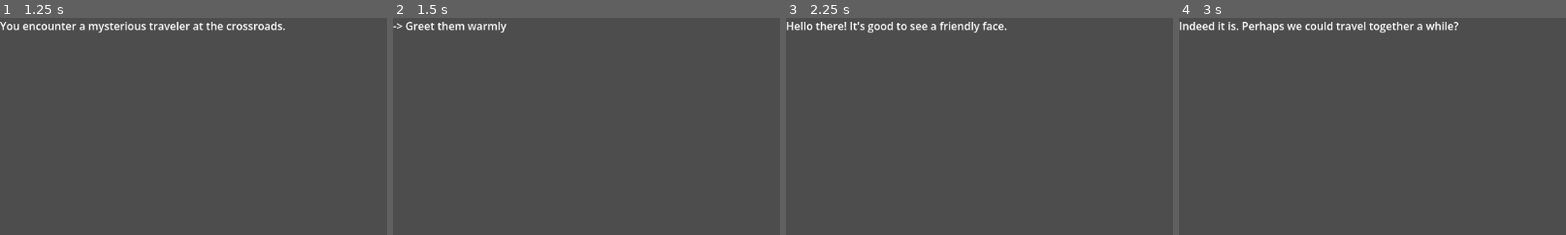
Above: before the commit, frames 1-4 (left to right).
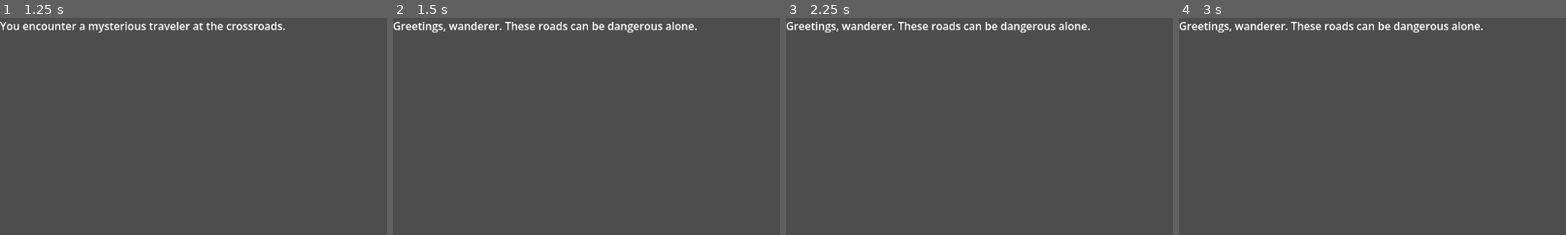
Above: after the commit, the same moments.

Repository: DYNOPUNCH/Super-Yarnbox
Game: Godot game, scene res://Main.tscn
Two runs of this game, one before a commit and one after it. Both use one fixed random seed, a clock stepped at 60 frames per second and the inputs below.
Inputs:
- Up to frame 1 (1.25 s): tap Enter at 0.5 s; tap Z (Accept) at 0.6 s
- Up to frame 2 (1.5 s): tap Z (Accept) at 1.25, 1.35 s
- Up to frame 3 (2.25 s): tap Z (Accept) at 2, 2.1 s
- Up to frame 4 (3 s): tap Z (Accept) at 2.75, 2.85 s
The pictures show only the part of the screen within x 0-50%, y 0-50%; the shares and areas given below are measured in that part.

Frame 1 is identical in both runs. In frame 2, 1.7% of the frame differs, in the area x 0-79%, y 1-7%; in frame 3, 1.8%; in frame 4, 1.9%.

Commit message:
added question parsing

Diff:
--- a/super-yarnbox/yarnbox_runner.gd
+++ b/super-yarnbox/yarnbox_runner.gd
@@ -9,12 +9,31 @@
 	CLOSING
 }
 
+# Question data. using this as a glorified packet.
+class questionData:
+	var questionText = ""
+	var questionIndex = 0
+
+	# Initialize a new question
+	func _init(_questionText: String = "", _questionIndex: int = 0):
+		questionText = _questionText
+		questionIndex = _questionIndex
+
+	func getText():
+		return questionText
+
+	func getIndex():
+		return questionIndex
+
+
 # Properties
 var markerIndex: int = 0
 var dataArray: Array = []
 var nodeDictionary: Dictionary = {}
 var currentNodeState = nodeState.INACTIVE
 var declairedVariables = {}
+var questionsArray: Array = []
+var parentIndention = 0;
 
 var characterName = ""
 var dialogue = ""
@@ -107,6 +126,22 @@
 func continueLine():
 	markerIndex += 1
 
+func processQuestions():
+	var tabCount = abs(dataArray[markerIndex].count("    ") - dataArray[markerIndex].count("\t"))
+
+	# Detects if still in the question block or not
+	# Packs questions into question array
+	if(dataArray[markerIndex].find("->") != -1 || parentIndention != tabCount):
+		if(dataArray[markerIndex].find("->") != -1):
+			var strippedQuestion = dataArray[markerIndex].replace("->", "").strip_edges()
+			questionsArray.push_back(questionData.new(strippedQuestion, markerIndex))
+			print(questionsArray[questionsArray.size() - 1].getText())
+			print(questionsArray[questionsArray.size() - 1].getIndex())
+		else:
+			print_rich("[color=red]ignored: [/color]" + dataArray[markerIndex])
+
+		continueLine()
+		processQuestions()
 
 func runDialogue(targetNode: String):
 
@@ -116,37 +151,47 @@
 			return
 
 		nodeState.PROCESSING:
+
+			var splitLine;
 
 			# Check if this line is the end.
 			if(dataArray[markerIndex].find("===") != -1):
 				currentNodeState = nodeState.CLOSING
 				return
 
-			# Check if this is a regular line
-
-			var splitLine;
-
+			# Clear character name.
+			characterName = ""
+
+			# Detect a line with a name.
 			if(dataArray[markerIndex].find(":") != -1 && dataArray[markerIndex].find("Title") == -1):
 				splitLine = dataArray[markerIndex].split(":", true, 0)
 				characterName = splitLine[0].strip_edges()
 				dialogue = splitLine[1].strip_edges()
+			# Detect a node's title.
 			elif(dataArray[markerIndex].find("Title") != -1):
 				continueLine();
+			# Detect the beginning of a node
 			elif(dataArray[markerIndex].find("---") != -1):
 				continueLine();
+			# Detect any code blocks.
 			elif(dataArray[markerIndex].find("<<") != -1 && dataArray[markerIndex].find(">>") != -1):
 				if(dataArray[markerIndex].find("declare") != -1):
 					splitLine = dataArray[markerIndex].split("=", true, 0)
 					var variableName = splitLine[0].replace(" ", "").substr(splitLine[0].find("$"), splitLine[0].length() - 1)
 					var variableValue = splitLine[1].replace(" ", "").replace(">>", "")
-					print(variableValue)
-					declairedVariables[variableName] = 0
+					declairedVariables[variableName] = variableValue
 					continueLine();
+			# Process question and pause
+			elif(dataArray[markerIndex].find("->") != -1):
+				print_rich("[color=green]Processing questions...[/color]")
+				parentIndention = abs(dataArray[markerIndex - 1].count("    ") - dataArray[markerIndex - 1].count("\t"))
+				processQuestions()
+			# Detect blank lines
 			elif(dataArray[markerIndex] == ""):
 				continueLine();
+			# Default behavior. Just print the darn thing.
 			else:
 				dialogue = dataArray[markerIndex]
-
 
 		nodeState.CLOSING:
 			print("closing")
